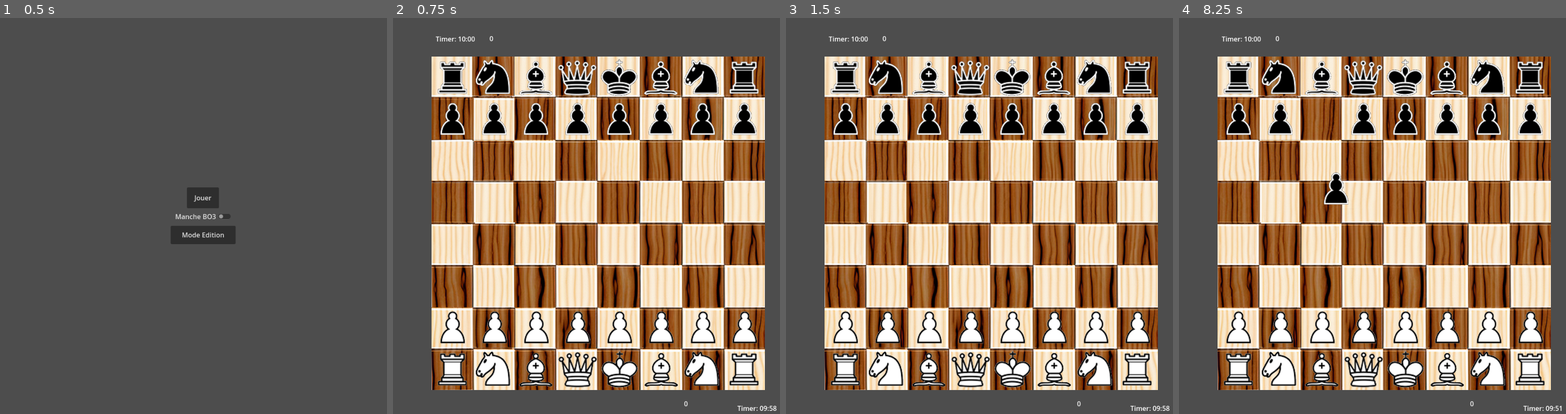
Above: before the commit, frames 1-4 (left to right).
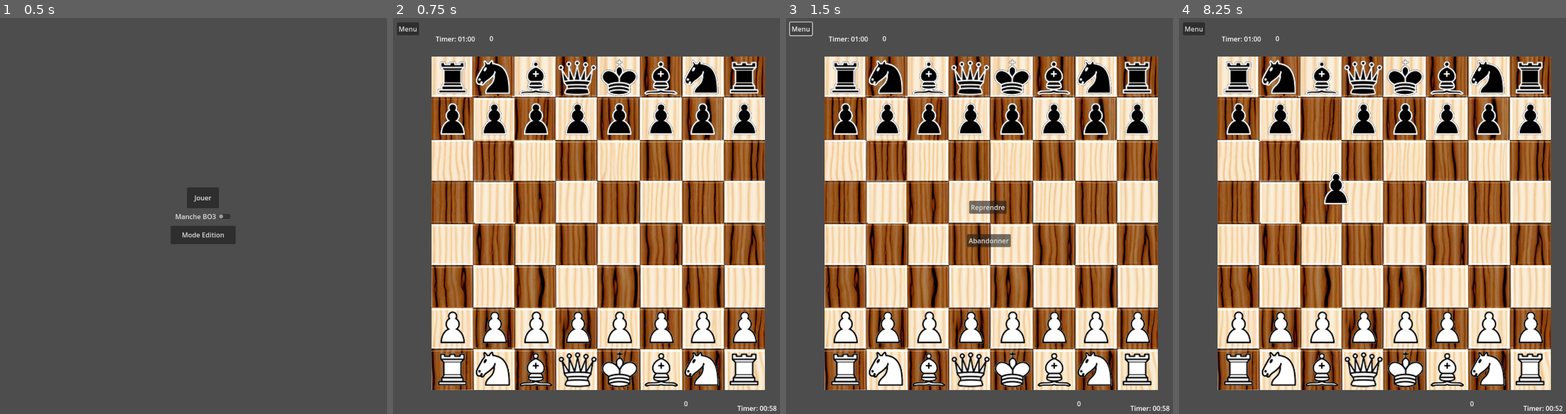
Above: after the commit, the same moments.

Repository: FabriceValmont/ChessGame-in-Godot4
Game: Godot game, scene res://Scene/menu.tscn
Two runs of this game, one before a commit and one after it. Both use one fixed random seed, a clock stepped at 60 frames per second and the inputs below.
Inputs (mouse positions are in pixels of both pictures, inside the frame that each line leads up to):
- Up to frame 1 (0.5 s): no input
- Up to frame 2 (0.75 s): click "Jouer" at 0.5 s
- Up to frame 3 (1.5 s): click (801, 29) at 1.25 s, where only the run after the commit has a clickable "Menu"
- Up to frame 4 (8.25 s): click (1380, 208) at 2 s, where only the run after the commit has a clickable "Reprendre"; tap Enter at 2.75, 5, 6.5 s; move the mouse to (1476, 204) at 2.77 s; hold Shift 2.78-3.5 s; click (1476, 204) at 2.92 s; drag from (1298, 243) to (1237, 326) at 3.52 s; tap Space at 4.25, 5.75, 7.25 s; move the mouse to (1426, 132) at 4.27 s; tap Ctrl at 4.35 s; click (1426, 132) at 4.42 s; drag from (1364, 307) to (1446, 326) at 5.02 s; move the mouse to (1507, 287) at 5.77 s; tap Alt at 5.85 s; click (1507, 287) at 5.92 s; drag from (1260, 160) to (1322, 326) at 6.52 s; move the mouse to (1403, 223) at 7.27 s; hold Shift 7.28-8 s; click (1403, 223) at 7.42 s; drag from (1322, 120) to (1364, 326) at 8.02 s

Frame 1 is identical in both runs. In frame 2, 0.2% of the frame differs, in the area x 1-97%, y 1-100%; in frame 3, 0.8%, in the area x 0-97%, y 0-100%; in frame 4, 0.2%.
Error in both runs: Invalid access to property or key 'i' on a base object of type 'null instance'. (res://Script/Variable_global.gd:1128)

Commit message:
Menu interne avec reprendre et abandonner

Diff:
--- /dev/null
+++ b/Scene/gameMenu.tscn
@@ -0,0 +1,33 @@
+[gd_scene load_steps=2 format=3 uid="uid://blu3cphe608kb"]
+
+[ext_resource type="Script" path="res://Script/gameMenu.gd" id="1_gjhso"]
+
+[node name="GameMenu" type="Node2D"]
+script = ExtResource("1_gjhso")
+
+[node name="MenuButton" type="Button" parent="."]
+offset_left = 17.0
+offset_top = 18.0
+offset_right = 70.0
+offset_bottom = 49.0
+text = "Menu"
+
+[node name="Resume" type="Button" parent="."]
+visible = false
+offset_left = 447.0
+offset_top = 446.0
+offset_right = 537.0
+offset_bottom = 477.0
+text = "Reprendre"
+
+[node name="Abandon" type="Button" parent="."]
+visible = false
+offset_left = 442.0
+offset_top = 526.0
+offset_right = 547.0
+offset_bottom = 557.0
+text = "Abandonner"
+
+[connection signal="pressed" from="MenuButton" to="." method="_on_menu_button_pressed"]
+[connection signal="pressed" from="Resume" to="." method="_on_resume_pressed"]
+[connection signal="pressed" from="Abandon" to="." method="_on_abandon_pressed"]
--- a/Scene/gameScreen.tscn
+++ b/Scene/gameScreen.tscn
@@ -1,8 +1,9 @@
-[gd_scene load_steps=4 format=3 uid="uid://bvqyy2i46eb5v"]
+[gd_scene load_steps=5 format=3 uid="uid://bvqyy2i46eb5v"]
 
 [ext_resource type="PackedScene" uid="uid://dk1owigwb56dl" path="res://Scene/chess_board.tscn" id="1_867go"]
 [ext_resource type="PackedScene" uid="uid://8yq8uset58y6" path="res://Scene/timer.tscn" id="2_8fpir"]
 [ext_resource type="PackedScene" uid="uid://cppdabhbp4hev" path="res://Scene/round.tscn" id="3_cjper"]
+[ext_resource type="PackedScene" uid="uid://blu3cphe608kb" path="res://Scene/gameMenu.tscn" id="4_5a1u1"]
 
 [node name="gameScreen" type="Node2D"]
 
@@ -12,3 +13,5 @@
 [node name="Timer" parent="." instance=ExtResource("2_8fpir")]
 
 [node name="Round" parent="." instance=ExtResource("3_cjper")]
+
+[node name="GameMenu" parent="." instance=ExtResource("4_5a1u1")]
--- /dev/null
+++ b/Script/gameMenu.gd
@@ -0,0 +1,35 @@
+extends Node
+
+
+# Called when the node enters the scene tree for the first time.
+func _ready():
+	pass # Replace with function body.
+
+
+# Called every frame. 'delta' is the elapsed time since the previous frame.
+func _process(delta):
+	pass
+
+func _on_menu_button_pressed():
+	get_node("Resume").visible = true
+	get_node("Abandon").visible = true
+	VariableGlobalOption.OpenMenu = true
+	VariableGlobal.checkmate = true
+
+func _on_resume_pressed():
+	get_node("Resume").visible = false
+	get_node("Abandon").visible = false
+	VariableGlobalOption.OpenMenu = false
+	VariableGlobal.checkmate = false
+
+
+func _on_abandon_pressed():
+	VariableGlobal.gameLaunch = false
+	VariableGlobal.turnWhite = true
+	VariableGlobal.updateOfThePartsAttack = false
+	VariableGlobal.pieceProtectTheKing = false
+	VariableGlobal.initialisingChessBoard()
+	VariableGlobal.initialisingAttackBoardWhiteAndBlack()
+	VariableGlobalOption.scoreWhite = 0
+	VariableGlobalOption.scoreBlack = 0
+	get_tree().change_scene_to_file("res://Scene/menu.tscn")
--- a/Script/timer.gd
+++ b/Script/timer.gd
@@ -2,12 +2,13 @@
 
 var pathTextTimerWhite
 var pathTextTimerBlack
-var timerWhiteSecondes = 600
+var timerWhiteSecondes = 60
 var timerWhiteMinutes = int(timerWhiteSecondes / 60)
 var whiteSecondsRemaining = timerWhiteSecondes % 60
-var timerBlackSecondes = 600
+var timerBlackSecondes = 60
 var timerBlackMinutes = int(timerBlackSecondes / 60)
 var blackSecondsRemaining = timerBlackSecondes % 60
+
 
 # Called when the node enters the scene tree for the first time.
 func _ready():
@@ -18,7 +19,8 @@
 
 # Called every frame. 'delta' is the elapsed time since the previous frame.
 func _process(_delta):
-	timer(_delta)
+	if VariableGlobalOption.OpenMenu == false :
+		timer(_delta)
 
 func timer(_delta):
 	if get_node(pathTextTimerWhite) != null and get_node(pathTextTimerBlack) != null:
--- a/Script/variable_global_option.gd
+++ b/Script/variable_global_option.gd
@@ -3,6 +3,7 @@
 var roundOfThree = false
 var scoreWhite = 0
 var scoreBlack = 0
+var OpenMenu = false
 
 # Called when the node enters the scene tree for the first time.
 func _ready():
